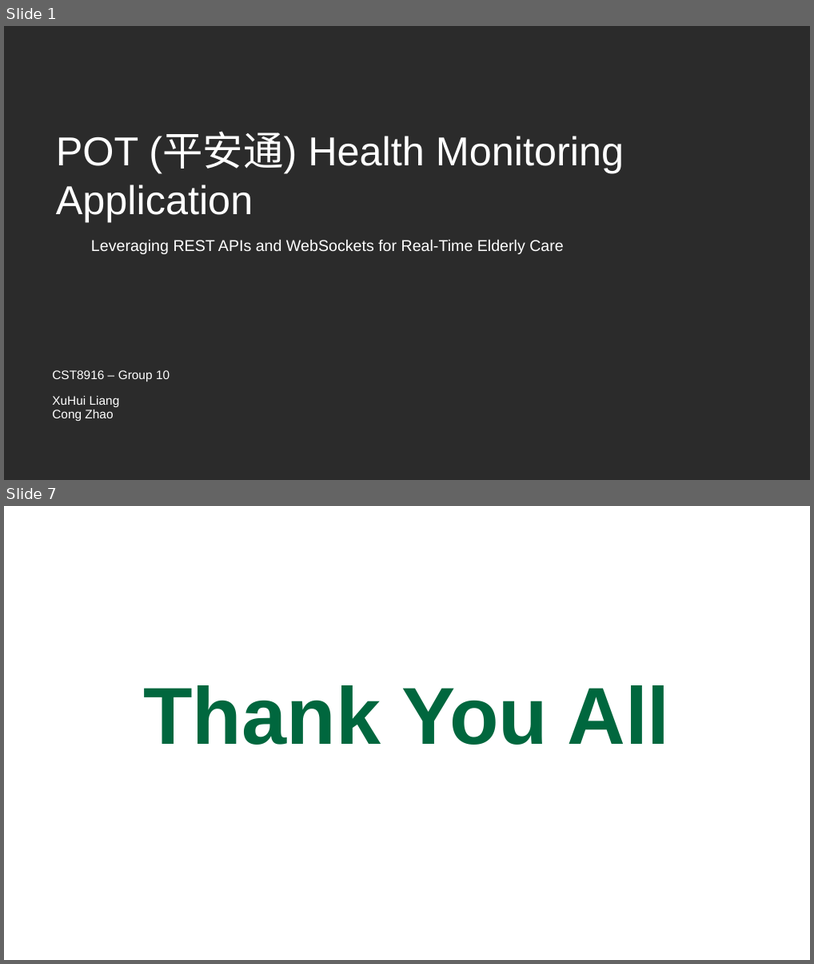
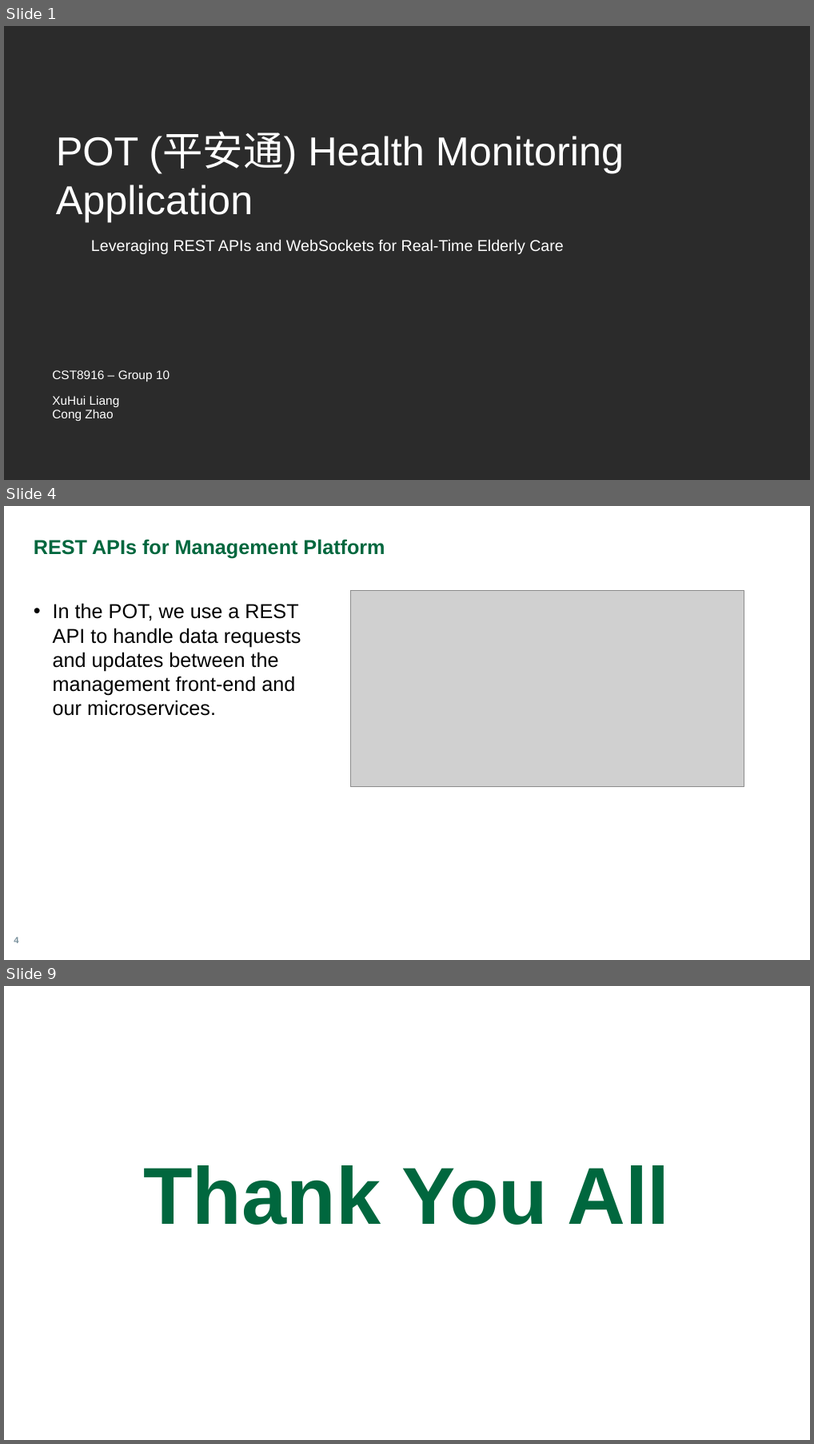
Before and after one commit to lian0138/CST8916_Assignment_1, a slide deck: Presentation.pptx. Shown one above the other, each under a label of ours: slides 1 and 7 before the commit, slides 1, 4 and 9 after it; the slides between them are not shown. The pictures are 814x964 and 814x1444 pixels, drawn with LibreOffice and Linux fonts; fonts in the diff are those of the drawing; grey boxes stand for pictures; background and template pictures are left out; a plain dark background stands for a picture behind light text. Boxes give left, top, right and bottom in pixels: in the first picture for what was removed or moved away, otherwise in the second. Text is boxed around its words. In the diff, an @@ line names an element or a change of style, - is before the commit and + after.

```diff
--- a/Presentation.pptx
+++ b/Presentation.pptx
@@ slide 4 added at (4, 506, 810, 960), background #FFFFFF @@
@@ text added at (34, 539, 385, 559), 18 pt, text #00673E, bold @@
+REST APIs for Management Platform
@@ picture added at (350, 591, 744, 787) @@
@@ text added at (53, 603, 302, 716), 18 pt, text #000000 @@
+• In the POT, we use a REST API to handle data requests and updates between the management front-end and our microservices.
@@ page number added at (14, 936, 18, 943), 8 pt, text #78909C, bold @@
+4
@@ what was slide 7 is now slide 9 @@
```
Also in this commit, not shown: 1 slide changed, 5 other slides added, 4 slides removed, 2 other files.
